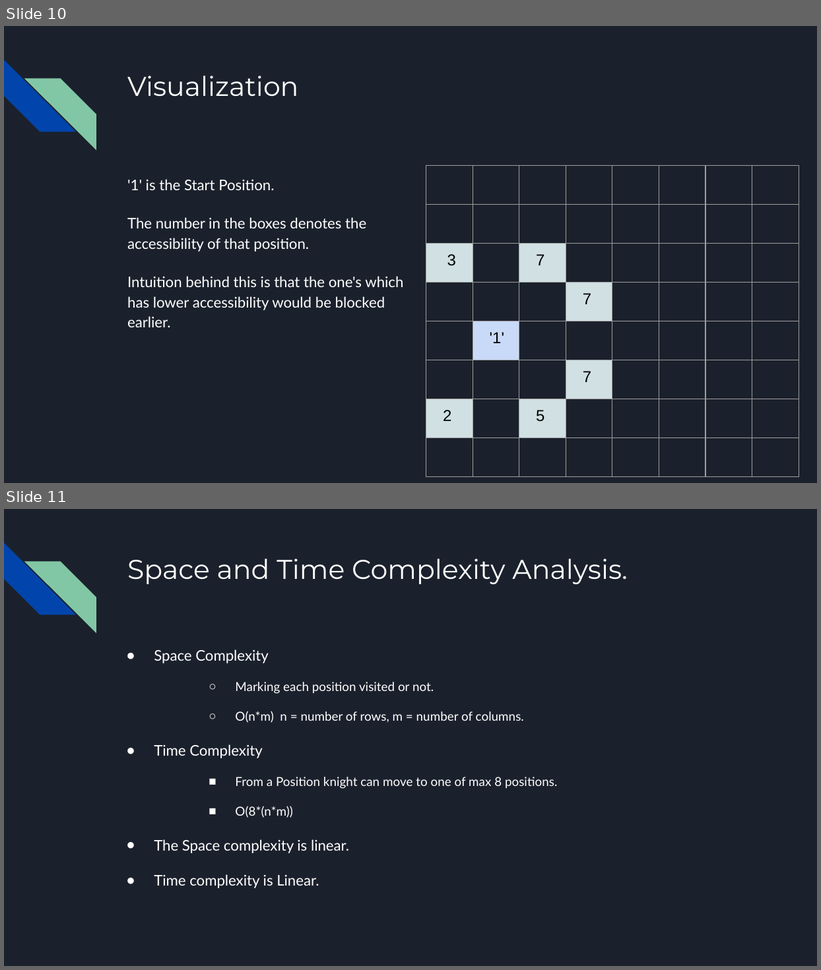
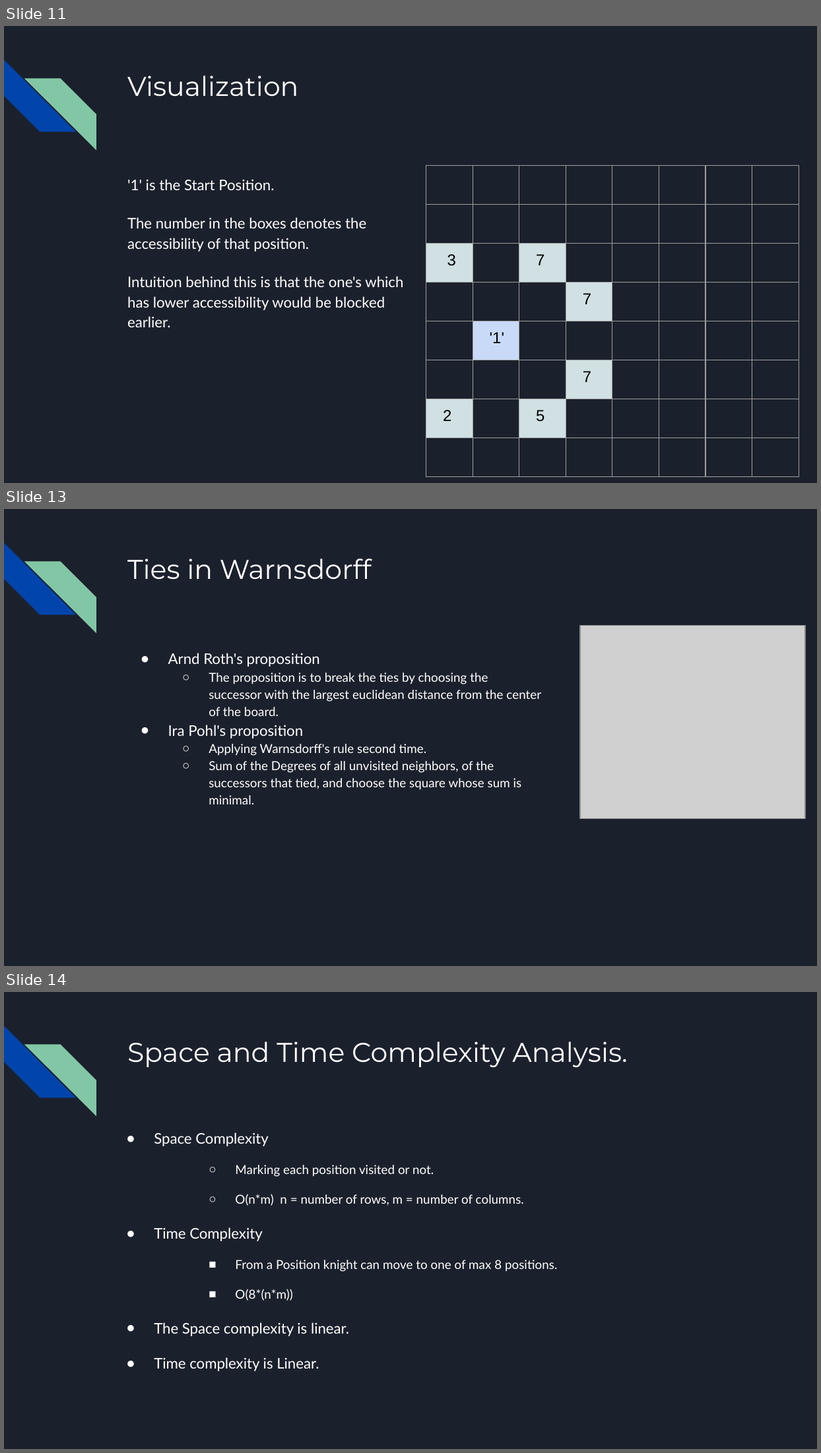
Before and after one commit to chaitanya0906/knight_tour, a slide deck: Knight's Tour.pptx. Shown one above the other, each under a label of ours: slides 10 and 11 before the commit, slides 11, 13 and 14 after it; the slides between them are not shown. The pictures are 821x970 and 821x1453 pixels, drawn with LibreOffice and Linux fonts; fonts in the diff are those of the drawing; grey boxes stand for pictures. Boxes give left, top, right and bottom in pixels: in the first picture for what was removed or moved away, otherwise in the second. Text is boxed around its words. In the diff, an @@ line names an element or a change of style, - is before the commit and + after.

```diff
--- a/Knight's Tour.pptx
+++ b/Knight's Tour.pptx
@@ slide 13 added at (4, 509, 817, 966), background #1B212C; not listed: 2 template elements that a slide beside it also shows @@
@@ title added at (127, 559, 372, 580), 24 pt, text #FFFFFF @@
+Ties in Warnsdorff
@@ picture added at (580, 625, 806, 819) @@
@@ text added at (168, 653, 541, 805), 11 pt, text #FFFFFF @@
+● Arnd Roth's proposition
+  ○ The proposition is to break the ties by choosing the successor with the largest euclidean distance from the center of the board.
+● Ira Pohl's proposition
+  ○ Applying Warnsdorff's rule second time.
+  ○ Sum of the Degrees of all unvisited neighbors, of the successors that tied, and choose the square whose sum is minimal.
@@ what was slide 10 is now slide 11 @@
@@ what was slide 11 is now slide 14 @@
```
Also in this commit, not shown: 2 slides changed, 17 other slides added, 2 slides removed, 2 other files.
